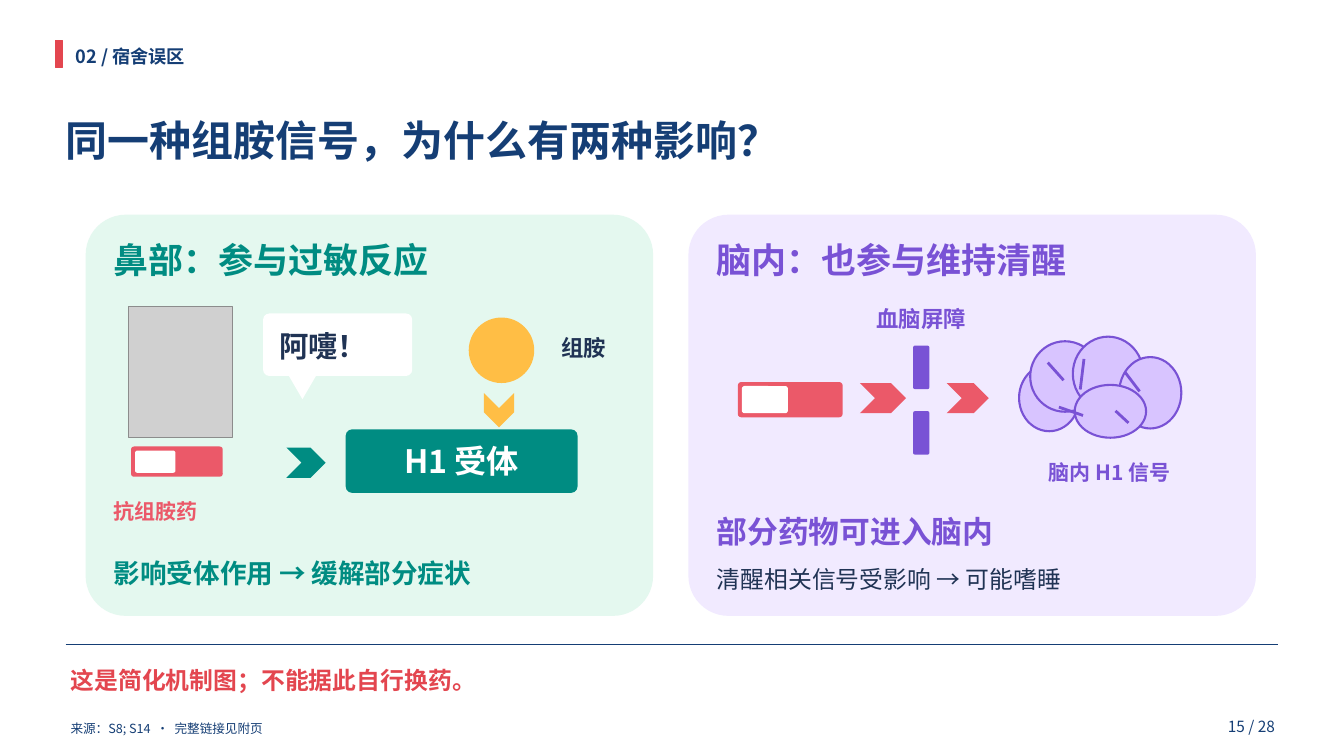
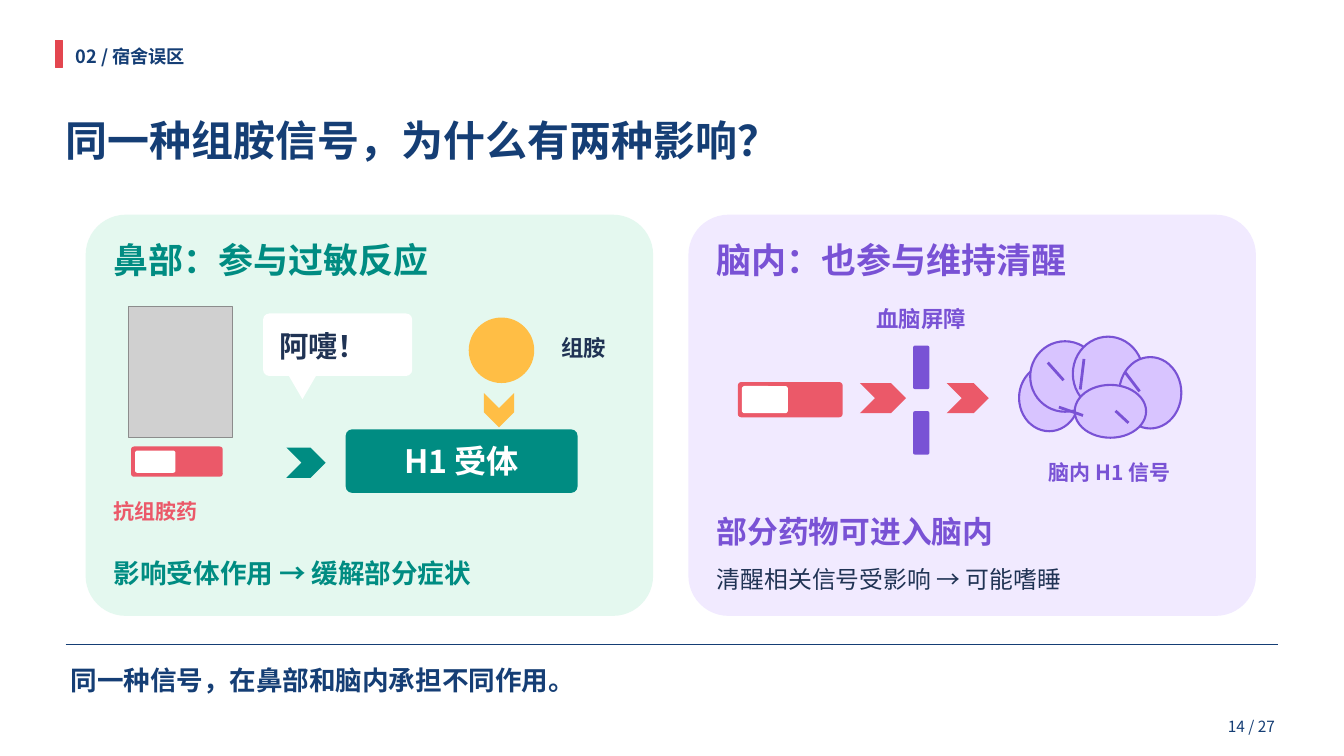
Before and after one commit to HOU-snowyfly/PPTbuilder, a slide deck: slide 14 of 交付文件/合理用药_双人35分钟.pptx (slide 15 before the commit). Drawn at 1344x756 pixels with LibreOffice and Linux fonts; fonts in the diff are those of the drawing; grey boxes stand for pictures. Boxes give left, top, right and bottom in pixels: in the first picture for what was removed or moved away, otherwise in the second. Text is boxed around its words. In the diff, an @@ line names an element or a change of style, - is before the commit and + after.

```diff
--- a/交付文件/合理用药_双人35分钟.pptx
+++ b/交付文件/合理用药_双人35分钟.pptx
@@ text at <box>71,667,575,694</box>: text changed; size 17 to 19 pt; text colour #E3464F to #153E75 @@
-这是简化机制图；不能据此自行换药。
+同一种信号，在鼻部和脑内承担不同作用。
@@ text removed at <box>71,722,263,735</box> @@
-来源：S8; S14 · 完整链接见附页
@@ text at <box>1228,720,1275,732</box>: text changed @@
-15 / 28
+14 / 27
```
Also in this commit, not shown: 29 other slides changed, 1 slide removed, 1 other file.
